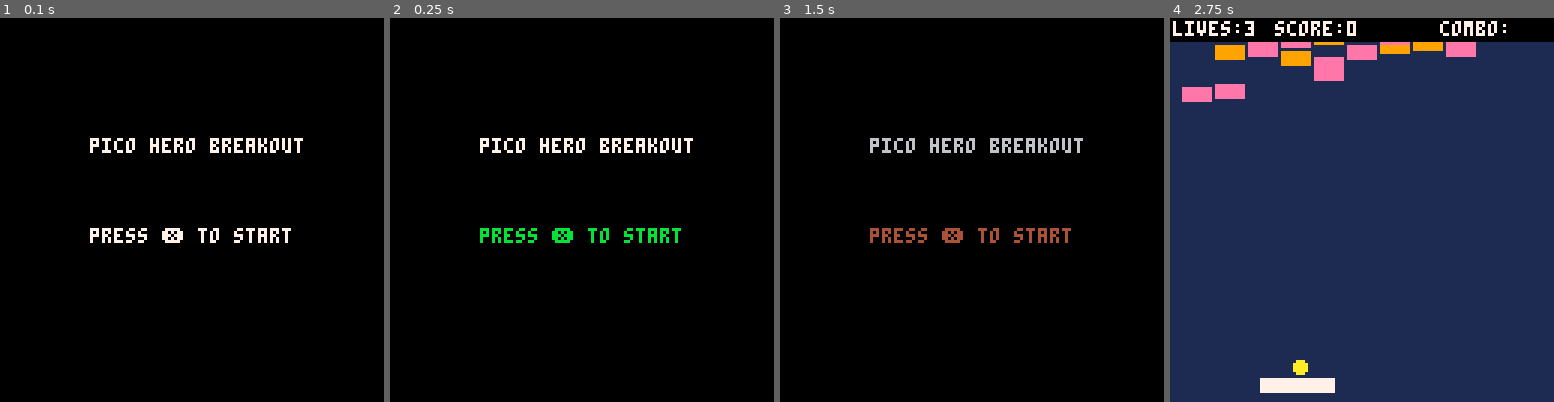
Above: before the commit, frames 1-4 (left to right).
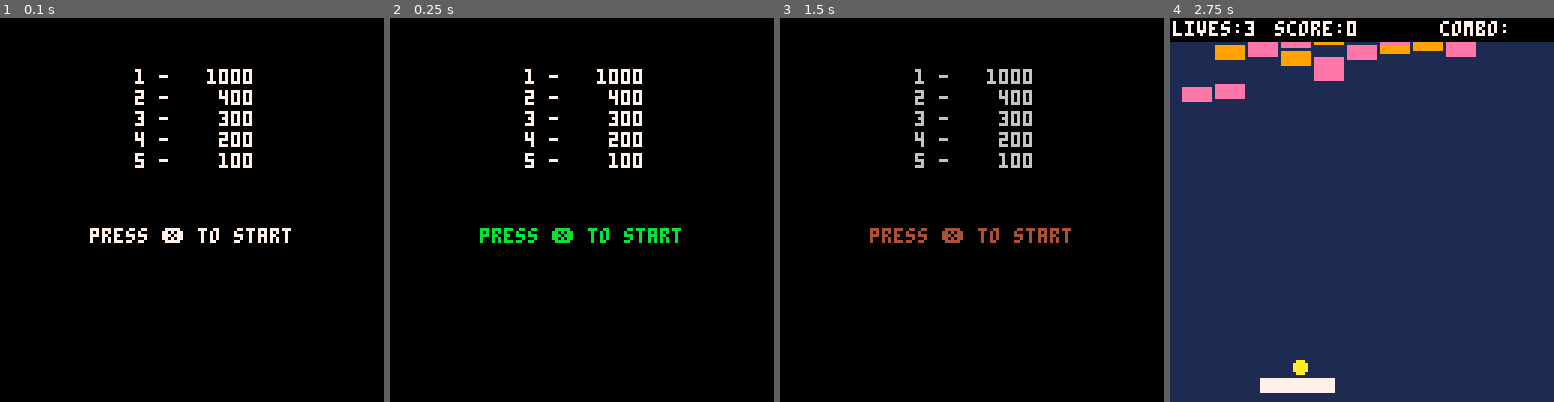
Above: after the commit, the same moments.

Repository: ivanarellano/pico8-doodles
Game: PICO-8 cartridge breakout/breakout.p8
The game is run twice, just before and just after one commit, with the same random seed, the same clock (stepped at 60 frames per second) and the same inputs.
Inputs:
- Up to frame 1 (0.1 s): no input
- Up to frame 2 (0.25 s): no input
- Up to frame 3 (1.5 s): tap X (X key) at 1.07 s
- Up to frame 4 (2.75 s): hold Left 1.97-2.37 s; tap X (X key) at 2.07, 2.4, 2.73 s

The runs differ from the first frame. In frame 1, 2.3% of the frame differs, in the area x 23-79%, y 13-40%; in frame 2, 2.3%; in frame 3, 2.3%; in frame 4, nothing differs.

Commit message:
Add high score to title screen

Diff:
--- a/breakout/breakout.p8
+++ b/breakout/breakout.p8
@@ -2,6 +2,7 @@
 version 29
 __lua__
 function _init()
+	cartdata("breakout")
 	cls()
 	mode="start"
 	shake=0
@@ -12,6 +13,12 @@
 	levels[1]="/x4b/s3s3s3/b9"
 	levels[2]="bxhxsxixpxbxbxbxbxbxbxbxbxbxbxbxbxbxbxbxbxbxbxbxbxbxbxbx"
 	debug=""
+
+	--highscore
+	hs={}
+	loadhs()
+	hs[1]=1000
+	savehs()
 
 	blink_col=7
 	blink_col_i=1
@@ -267,6 +274,8 @@
 	end
 end
 -->8
+--collision
+
 function ball_box(bx,by,box_x,box_y,box_w,box_h)
 	if by-ball_r > box_y+box_h then
 		return false
@@ -367,6 +376,8 @@
 	return false
 end
 -->8
+--draw
+
 function _draw()
 	if mode=="game" then
 		draw_game()
@@ -465,7 +476,9 @@
 
 function draw_start()
 	cls()
-	print("pico hero breakout",30,40,7)
+
+	prinths(35)
+	--print("pico hero breakout",30,40,7)
 	print("press ❎ to start",30,70,blink_col)
 end
 
@@ -481,6 +494,8 @@
 	print("press ❎ to continue",27,70,blink_grey)
 end
 -->8
+--update
+
 function _update60()
 	doblink()
 	doshake()
@@ -961,6 +976,8 @@
 	end
 end
 -->8
+--juicyness
+
 function doshake()
 	-- -16 +16
 	local shakex=16-flr(rnd(32))
@@ -1339,6 +1356,53 @@
 		end
 	end
 end
+-->8
+--highscore
+
+function reseths()
+	hs={500,400,300,200,100}
+	savehs()
+end
+
+function loadhs()
+	local slot=0
+
+	--flags: 1=there is data
+	--       0=no data
+	if dget(0)==1 then
+		slot+=1
+		for i=1,5 do
+			hs[i]=dget(slot)
+			slot+=1
+
+		end
+		debug=hs[1]
+	else
+		--hs list is empty
+		reseths()
+	end
+end
+
+function savehs()
+	local slot=0
+	--1 indicates hs exists
+	dset(0,1)
+
+	slot=1
+	for i=1,5 do
+		dset(slot,hs[i])
+		slot+=1
+	end
+end
+
+function prinths(x)
+	for i=1,5 do
+		print(i.." - ",x+10,10+7*i,7)
+
+		local score=" "..hs[i]
+		print(score,x+50-(#score*4),10+7*i,7)
+	end
+end
 __gfx__
 0000000006777760067777600677776006777760b677776b06777760067777600000000000000000000000000000000000000000000000000000000000000000
 00000000659449556582885565bbbb5565cccc556500005565eeee5565aaaa550000000000000000000000000000000000000000000000000000000000000000
